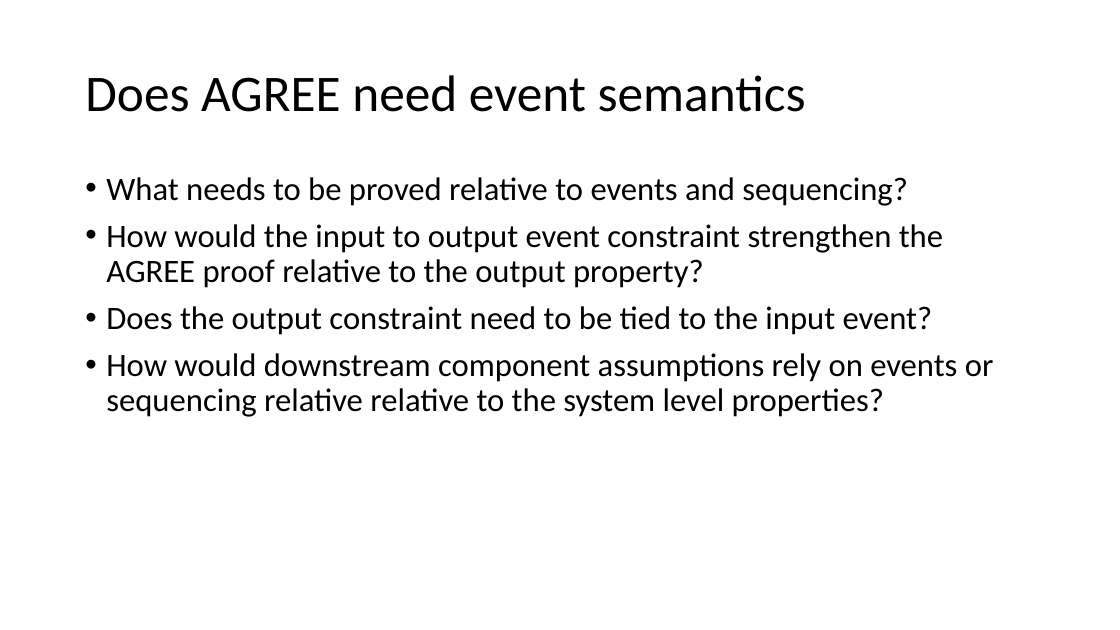
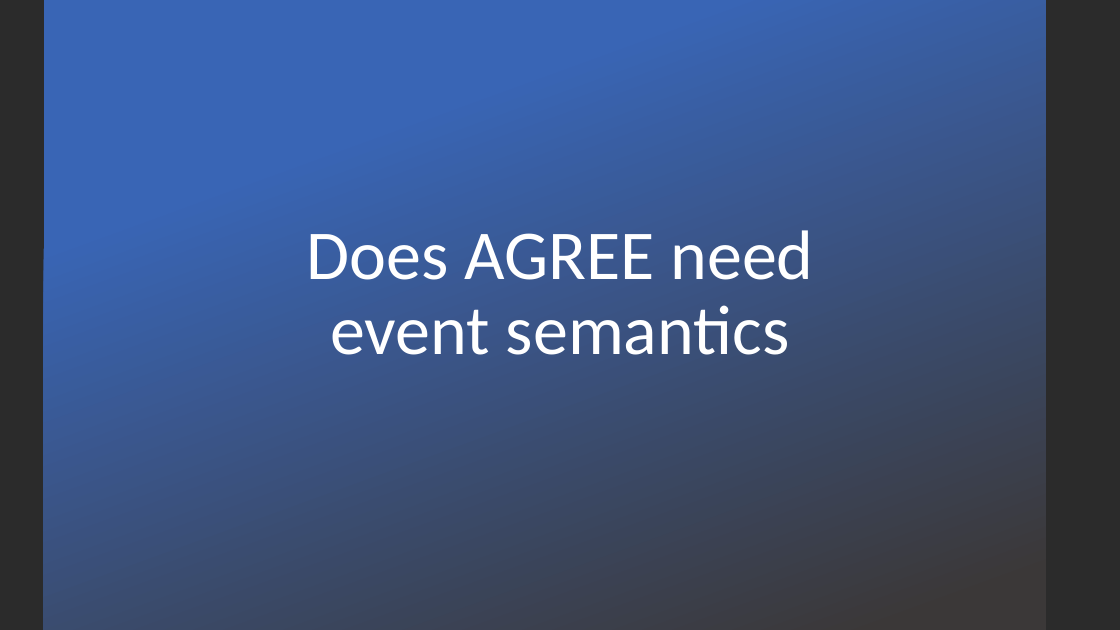
Before and after one commit to loonwerks/CASE, a slide deck: slide 4 of TA2/AGREE_event_ports/agree_event_semantics.pptx (slide 7 before the commit). Drawn at 1120x630 pixels with LibreOffice and Linux fonts; fonts in the diff are those of the drawing; background and template pictures are left out; a plain dark background stands for a picture behind light text. Boxes give left, top, right and bottom in pixels: in the first picture for what was removed or moved away, otherwise in the second. Text is boxed around its words. In the diff, an @@ line names an element or a change of style, - is before the commit and + after.

Commit message:
Add event models and assume semantics

```diff
--- a/TA2/AGREE_event_ports/agree_event_semantics.pptx
+++ b/TA2/AGREE_event_ports/agree_event_semantics.pptx
@@ background #FFFFFF to picture (left out) @@
@@ rectangle added at <box>44,0,1046,630</box>, fill gradient #3965B5 to #3B3838 @@
@@ text removed at <box>106,177,994,417</box> @@
-• What needs to be proved relative to events and sequencing?
-• How would the input to output event constraint strengthen the AGREE proof relative to the output property?
-• Does the output constraint need to be tied to the input event?
-• How would downstream component assumptions rely on events or sequencing relative relative to the system level properties?
@@ title "Does AGREE need event semantics": place and size @@
-title "Does AGREE need event semantics" at <box>85,75,806,112</box>
+title "Does AGREE need event semantics" at <box>306,230,814,355</box>
@@ title "Does AGREE need event semantics" at <box>306,230,814,355</box>: size 44 to 60 pt, text colour #000000 to #FFFFFF; alignment left to centre; vertical alignment middle to bottom @@
```
Also in this commit, not shown: 3 other slides changed, 5 slides added, 4 other files.
